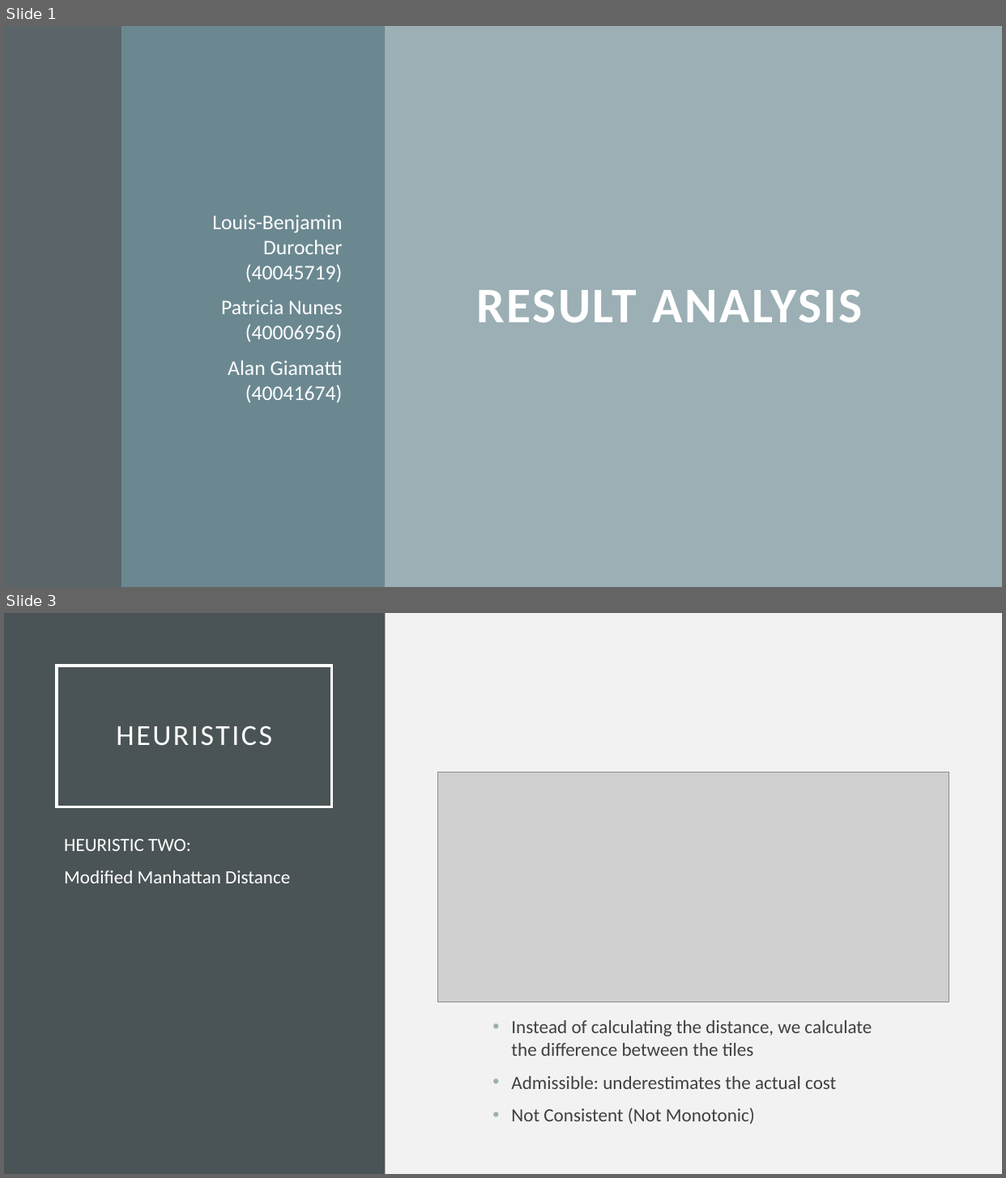
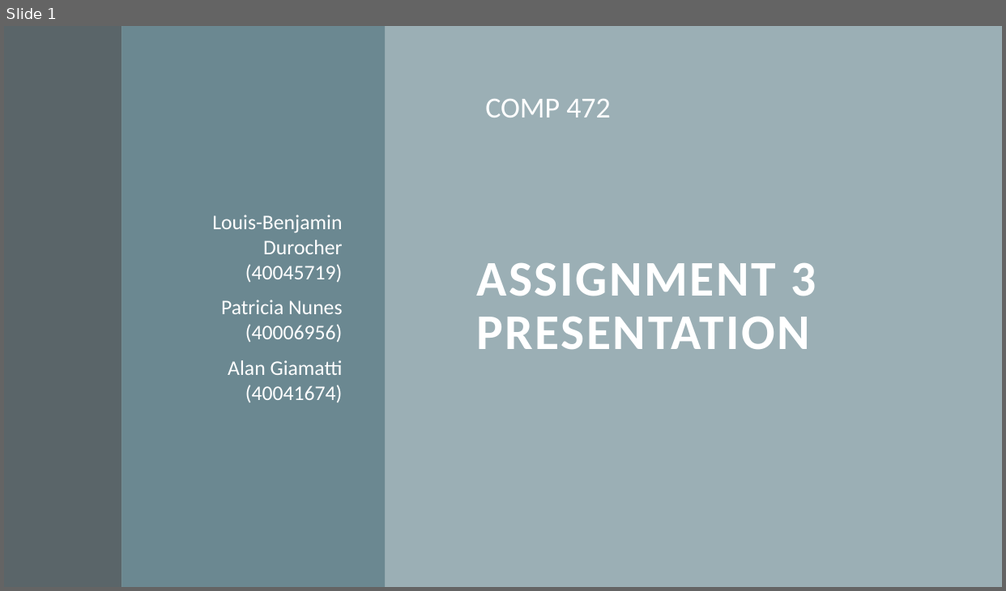
Before and after one commit to patnunes/COMP472, a slide deck: A3_Analysis.pptx. Shown one above the other, each under a label of ours: slides 1 and 3 before the commit, slide 1 after it; the slides between them are not shown. The pictures are 1006x1178 and 1006x591 pixels, drawn with LibreOffice and Linux fonts; fonts in the diff are those of the drawing; grey boxes stand for pictures. Boxes give left, top, right and bottom in pixels: in the first picture for what was removed or moved away, otherwise in the second. Text is boxed around its words. In the diff, an @@ line names an element or a change of style, - is before the commit and + after.

```diff
--- a/A3_Analysis.pptx
+++ b/A3_Analysis.pptx
@@ slide 3 removed at [4, 613, 1002, 1174], background #F2F2F2 @@
@@ rectangle removed at [4, 613, 385, 1174] @@
@@ title removed at [57, 666, 332, 807] @@
-HEURISTICS
@@ picture removed at [437, 772, 949, 1003] @@
@@ text removed at [64, 839, 290, 884] @@
-HEURISTIC TWO:
-Modified Manhattan Distance
@@ text removed at [511, 1020, 872, 1124] @@
-• Instead of calculating the distance, we calculate the difference between the tiles
-• Admissible: underestimates the actual cost
-• Not Consistent (Not Monotonic)
@@ slide 1 changed as well @@
@@ text added at [485, 99, 611, 118], 28 pt, text #FFFFFF @@
+COMP 472
@@ title at [476, 263, 816, 349]: text changed @@
-RESULT ANALYSIS
+ASSIGNMENT 3 PRESENTATION
```
Also in this commit, not shown: 12 slides added, 3 other slides removed.
